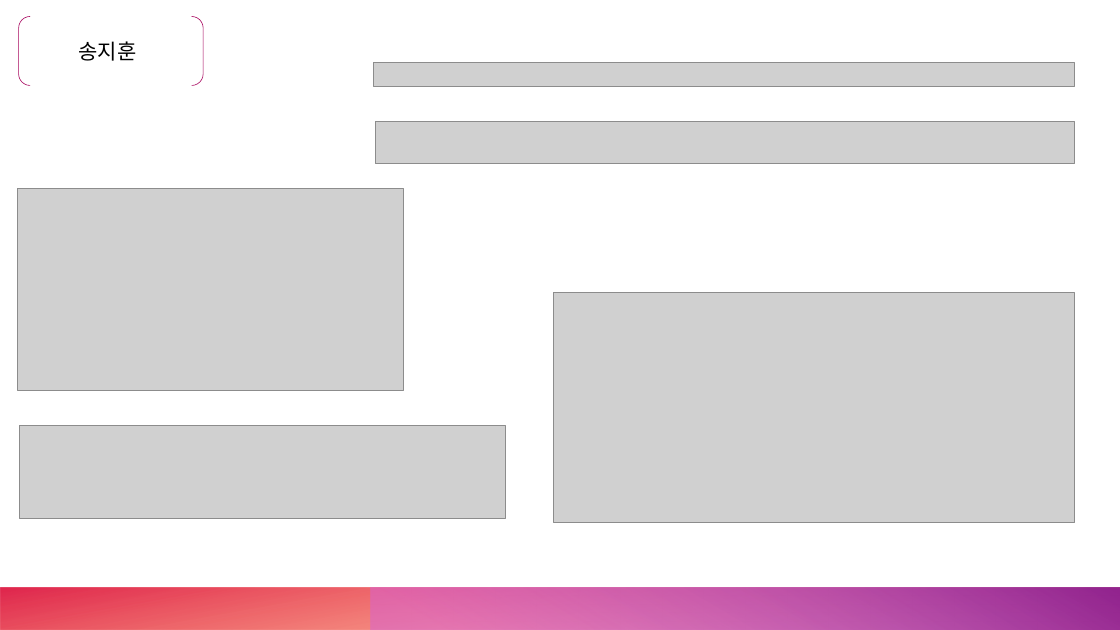
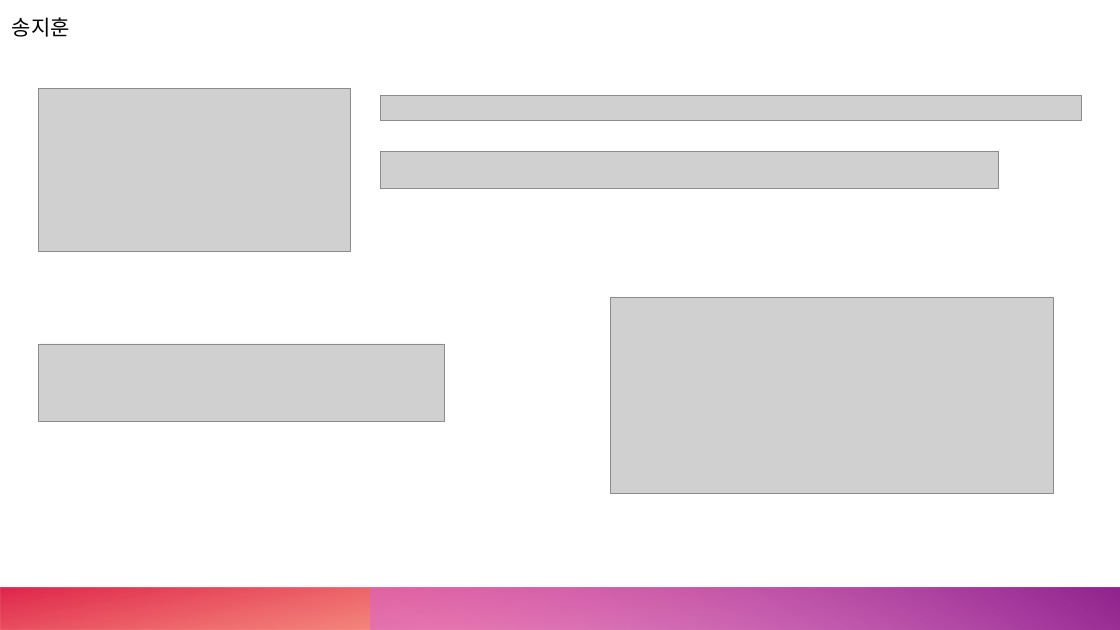
Before and after one commit to Mrgil0/FourGlass, a slide deck: slide 12 of FourGlass/FourGlass.pptx (slide 9 before the commit). Drawn at 1120x630 pixels with LibreOffice and Linux fonts; fonts in the diff are those of the drawing; grey boxes stand for pictures. Boxes give left, top, right and bottom in pixels: in the first picture for what was removed or moved away, otherwise in the second. Text is boxed around its words. In the diff, an @@ line names an element or a change of style, - is before the commit and + after.

```diff
--- a/FourGlass/FourGlass.pptx
+++ b/FourGlass/FourGlass.pptx
@@ text "송지훈": place and size @@
-text "송지훈" at <box>79,41,137,61</box>
+text "송지훈" at <box>12,17,70,37</box>
@@ bracket pair removed at <box>18,17,203,86</box> @@
@@ picture: place and size @@
-picture at <box>18,189,403,391</box>
+picture at <box>39,88,350,252</box>
@@ picture: place and size @@
-picture at <box>374,62,1075,87</box>
+picture at <box>381,96,1081,120</box>
@@ picture: place and size @@
-picture at <box>375,122,1075,164</box>
+picture at <box>381,151,999,188</box>
@@ picture: place and size @@
-picture at <box>554,293,1075,523</box>
+picture at <box>611,297,1054,493</box>
@@ picture: place and size @@
-picture at <box>19,425,505,518</box>
+picture at <box>39,344,445,422</box>
```
Also in this commit, not shown: 6 other slides changed, 4 slides added, 1 slide removed.
